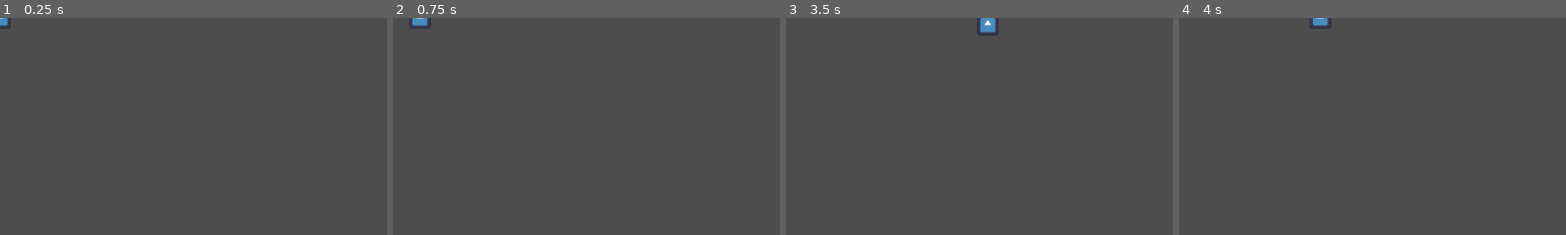
Above: before the commit, frames 1-4 (left to right).
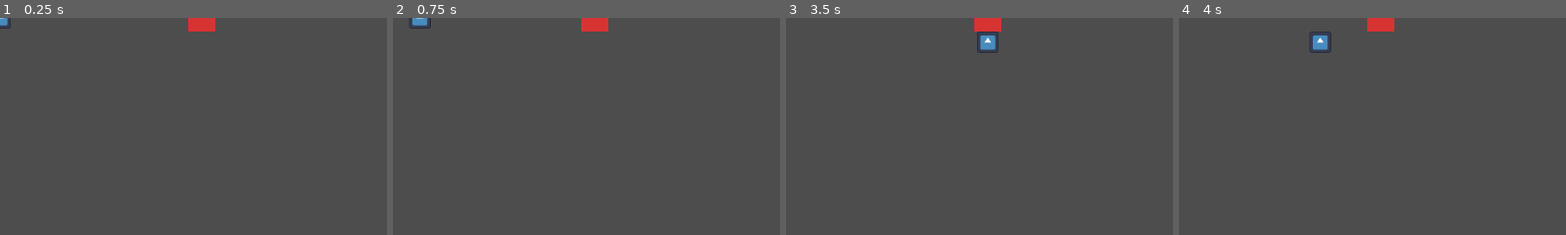
Above: after the commit, the same moments.

Repository: 17205937578-beep/Sans
Game: Godot game, scene res://scenes/main.tscn
Same seed, same stepped clock (60 frames per second), same inputs: the game is played once before the commit and once after it. The engine's default icon, where the game draws it, is replaced by a stand-in: a white triangle on a blue panel in a dark square.
Inputs:
- Up to frame 1 (0.25 s): no input
- Up to frame 2 (0.75 s): tap Enter at 0.5 s; hold Right (ui_right) from 0.53 s (still down)
- Up to frame 3 (3.5 s): release Right (ui_right) at 1.28 s; hold Down (ui_down) 1.28-2.03 s; hold Right (ui_right) 2.03-2.78 s; hold Up (ui_up) from 2.78 s (still down)
- Up to frame 4 (4 s): release Up (ui_up) at 3.53 s; hold Left (ui_left) from 3.53 s (still down)
The pictures show only the part of the screen within x 0-50%, y 0-50%; the shares and areas given below are measured in that part.

The runs differ from the first frame. In frame 1, 0.4% of the frame differs, in the area x 48-56%, y 0-7%; in frame 2, 0.4%; in frame 3, 0.8%; in frame 4, 1.0%, in the area x 33-56%, y 0-17%.

Commit message:
创建敌人（GitHub 任务 #2）

Diff:
--- /dev/null
+++ b/scenes/enemy.tscn
@@ -0,0 +1,13 @@
+[gd_scene load_steps=2 format=3]
+
+[sub_resource type="RectangleShape2D" id="RectangleShape2D_enemy"]
+size = Vector2(40, 40)
+
+[node name="Enemy" type="CharacterBody2D"]
+
+[node name="CollisionShape2D" type="CollisionShape2D" parent="."]
+shape = SubResource("RectangleShape2D_enemy")
+
+[node name="Polygon2D" type="Polygon2D" parent="."]
+color = Color(0.85, 0.2, 0.2, 1)
+polygon = PackedVector2Array(20, 20, -20, 20, -20, -20, 20, -20)
--- a/scenes/main.tscn
+++ b/scenes/main.tscn
@@ -1,7 +1,11 @@
-[gd_scene load_steps=2 format=3]
+[gd_scene load_steps=3 format=3]
 
 [ext_resource type="PackedScene" path="res://scenes/player.tscn" id="1_player"]
+[ext_resource type="PackedScene" path="res://scenes/enemy.tscn" id="2_enemy"]
 
 [node name="Main" type="Node2D"]
 
 [node name="Player" type="CharacterBody2D" parent="." instance=ExtResource("1_player")]
+
+[node name="Enemy" type="CharacterBody2D" parent="." instance=ExtResource("2_enemy")]
+position = Vector2(300, 0)
